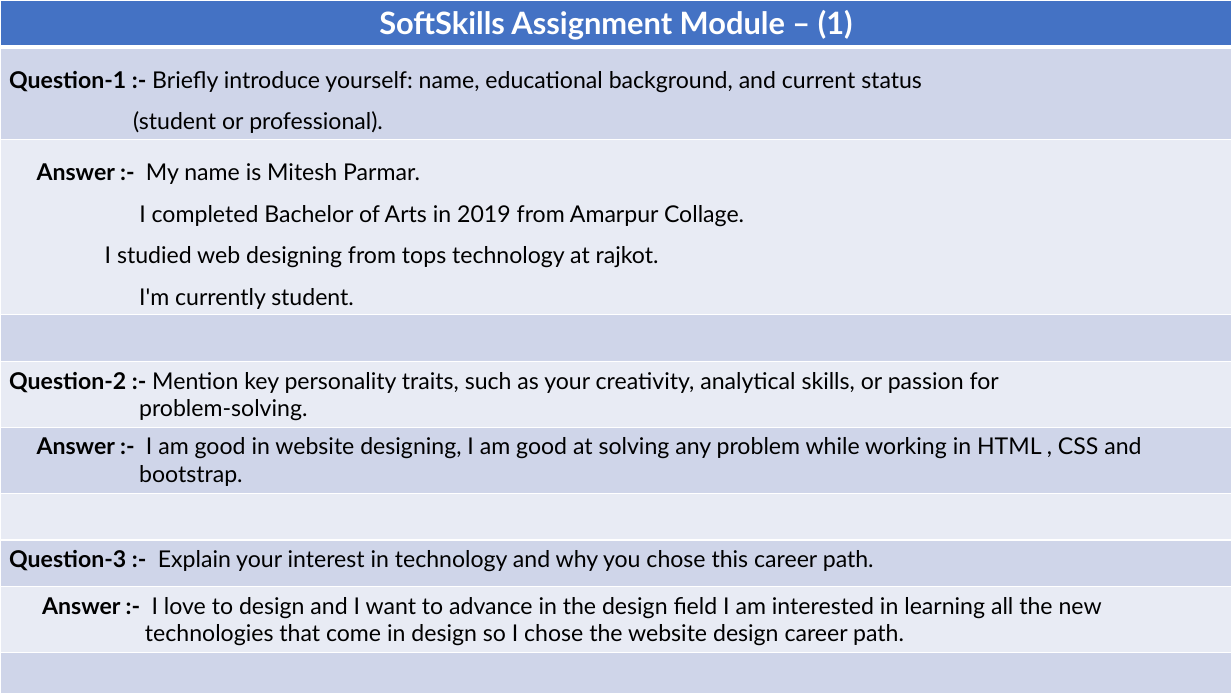
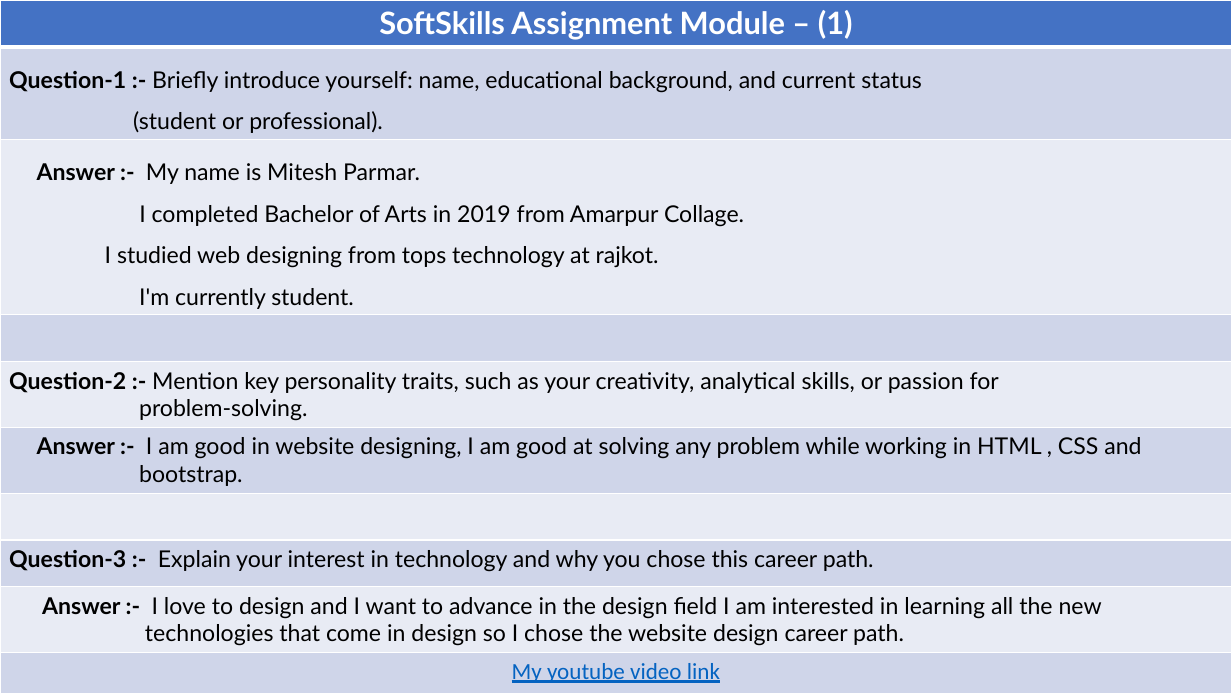
Before and after one commit to miteshprmr55/Softskill-Assignment, a slide deck: slide 1 of module-(1)-softskill-Assignment.pptx. Drawn at 1232x693 pixels with LibreOffice and Linux fonts; fonts in the diff are those of the drawing. Boxes give left, top, right and bottom in pixels: in the first picture for what was removed or moved away, otherwise in the second. Text is boxed around its words. In the diff, an @@ line names an element or a change of style, - is before the commit and + after.

```diff
--- a/module-(1)-softskill-Assignment.pptx
+++ b/module-(1)-softskill-Assignment.pptx
@@ table at bbox=[0, 0, 1232, 693] @@
-row 10, column 1: 
+row 10, column 1: My youtube video link
```
